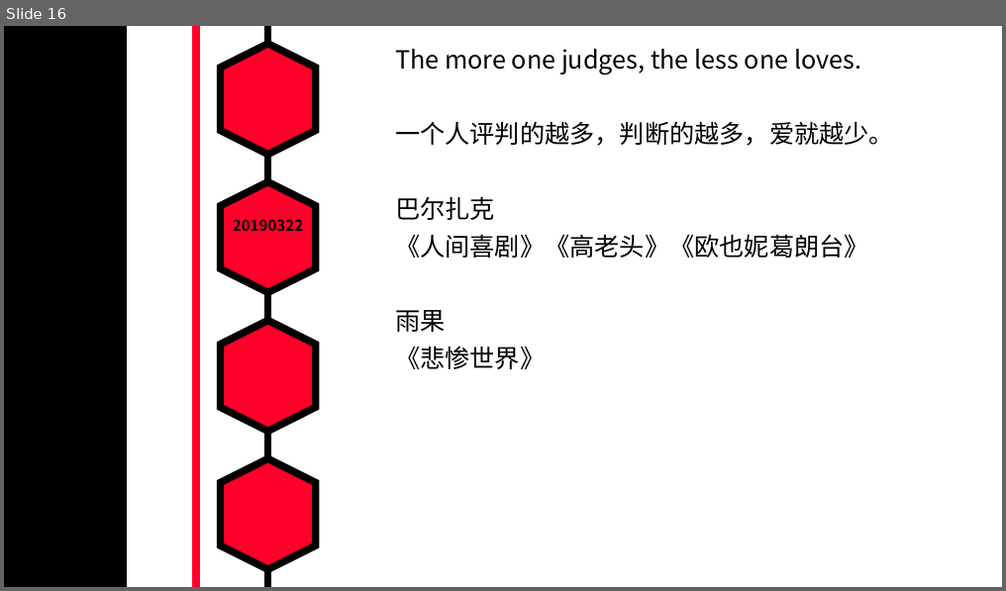
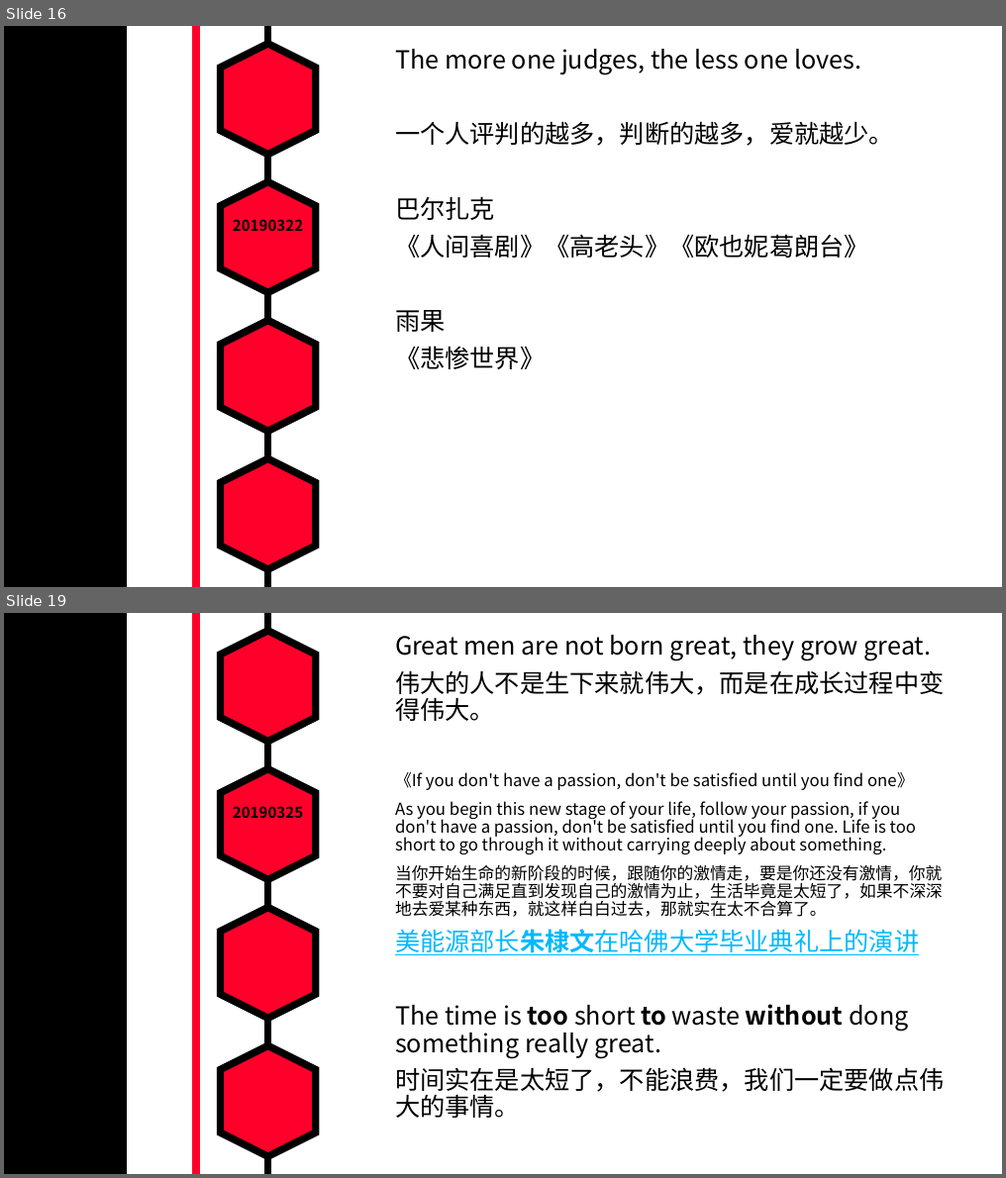
Before and after one commit to MarkShen1992/PPT-template, a slide deck: morning reading/iridescent english sentenses.pptx. Shown one above the other, each under a label of ours: slide 16 before the commit, slides 16 and 19 after it; the slides between them are not shown. The pictures are 1006x591 and 1006x1178 pixels, drawn with LibreOffice and Linux fonts; fonts in the diff are those of the drawing. Boxes give left, top, right and bottom in pixels: in the first picture for what was removed or moved away, otherwise in the second. Text is boxed around its words. In the diff, an @@ line names an element or a change of style, - is before the commit and + after.

```diff
--- a/morning reading/iridescent english sentenses.pptx
+++ b/morning reading/iridescent english sentenses.pptx
@@ slide 19 added at bbox=[4, 613, 1002, 1174], background #FFFFFF; not listed: 7 template elements that a slide beside it also shows @@
@@ text added at bbox=[395, 635, 944, 1118], 16 pt, text #000000 @@
+Great men are not born great, they grow great.
+伟大的人不是生下来就伟大，而是在成长过程中变得伟大。
+《If you don't have a passion, don't be satisfied until you find one》
+As you begin this new stage of your life, follow your passion, if you don't have a passion, don't be satisfied until you find one. Life is too short to go through it without carrying deeply about something.
+当你开始生命的新阶段的时候，跟随你的激情走，要是你还没有激情，你就不要对自己满足直到发现自己的激情为止，生活毕竟是太短了，如果不深深地去爱某种东西，就这样白白过去，那就实在太不合算了。
+美能源部长朱棣文在哈佛大学毕业典礼上的演讲
+The time is too short to waste without dong something really great.
+时间实在是太短了，不能浪费，我们一定要做点伟大的事情。
@@ text added at bbox=[233, 806, 303, 819], 14.4 pt, text #000000, bold @@
+20190325
```
Also in this commit, not shown: 3 slides changed.
